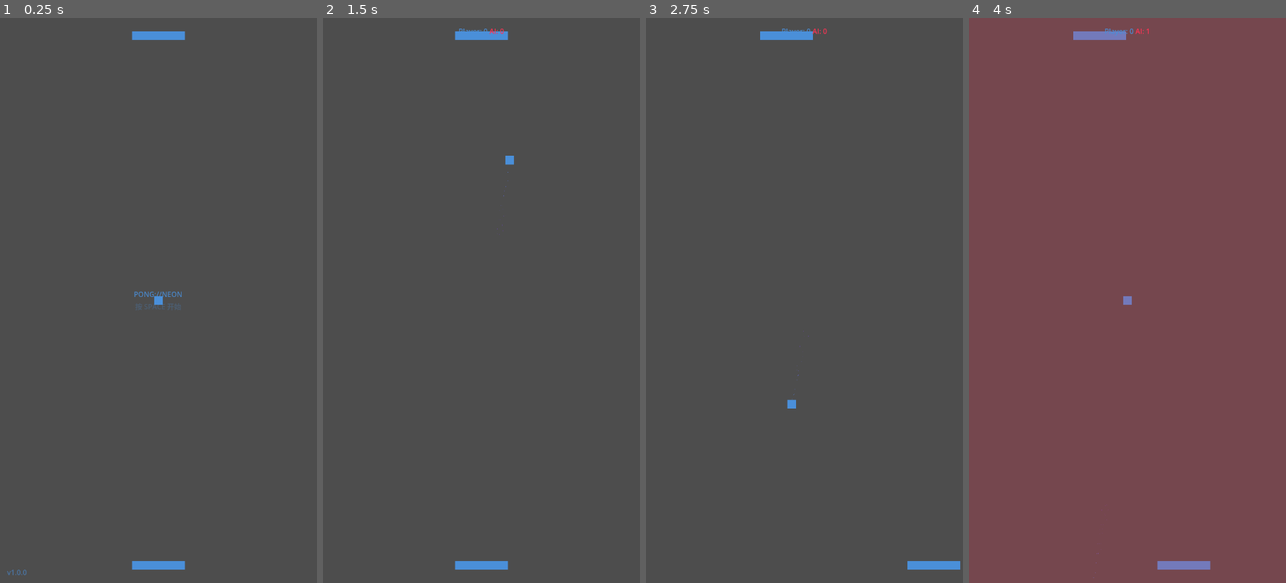
Above: before the commit, frames 1-4 (left to right).
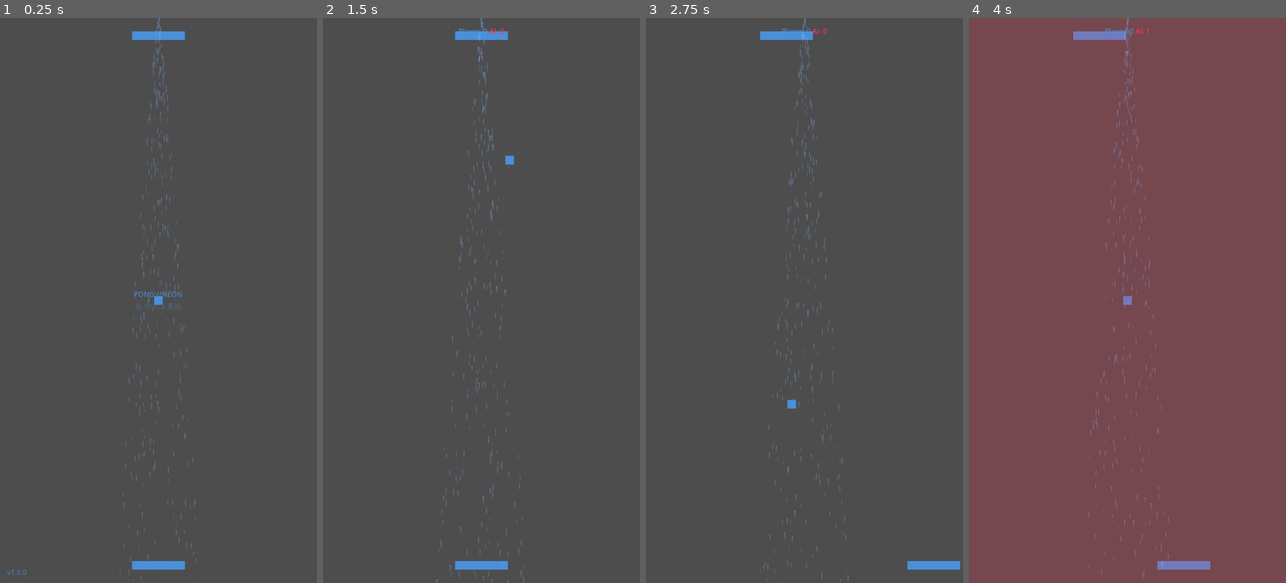
Above: after the commit, the same moments.

Repository: devvi/agent-game-test
Game: Godot game, scene res://scenes/Main.tscn
Same seed, same stepped clock (60 frames per second), same inputs: the game is played once before the commit and once after it.
Inputs:
- Up to frame 1 (0.25 s): no input
- Up to frame 2 (1.5 s): tap Enter (ui_accept) at 0.5, 0.77 s; hold D (paddle_right) 0.53-1.28 s; hold A (paddle_left) from 1.28 s (still down)
- Up to frame 3 (2.75 s): tap Enter (ui_accept) at 1.52 s; release A (paddle_left) at 2.03 s; hold D (paddle_right) from 2.03 s (still down)
- Up to frame 4 (4 s): tap Enter (ui_accept) at 3.02, 3.77 s; release D (paddle_right) at 3.53 s; hold A (paddle_left) from 3.53 s (still down)

The runs differ from the first frame. In frame 1, 0.7% of the frame differs, in the area x 37-62%, y 0-100%; in frame 2, 0.7%, in the area x 35-64%, y 0-100%; in frame 3, 0.7%; in frame 4, 0.7%.

Commit message:
feat(389): 动态雨幕 — L0 GPUParticles2D 公式驱动雨幕
- rain_curtain.gd: 雨量公式引擎 (base+球速+波次+紧张+脉冲−喘息, clamp 0.1..1.0)
  + τ=0.15s 指数平滑 (0.5s 达 95%+) + 粒子调制 (initial_velocity/scale/alpha,
  禁改 amount) + 契约 API (set_wave_factor/trigger_event_pulse/set_breathing/set_intensity)
- rain_curtain.tscn: GPUParticles2D + ParticleProcessMaterial (emission rect 720,
  gravity +Y, preprocess 预热) + rain_drop.png 雨滴纹理
- Main.tscn: AtmosphereLayer (CanvasLayer layer=0) 挂载雨幕
- constants.gd: RAIN_* 常量组 (RAIN_MIN/MAX 唯一边界源)
- tests: test_rain.gd (clamp/单调性/平滑/脉冲回落/契约默认值/NaN/资源完整性, 48 用例)
  + test_main_scene.gd TC21 AtmosphereLayer 断言
- 本地验证: 1150 passed, 0 failed; check_compile 32/0; --headless --quit 无错误

Diff:
--- a/mini-pong/gdscripts/constants.gd
+++ b/mini-pong/gdscripts/constants.gd
@@ -79,4 +79,18 @@
 # ── Colors ──
 const PLAYER_NEON_BLUE: Color = Color(0.29, 0.56, 0.85, 1.0)   # #4a90d9
 const AI_NEON_RED: Color = Color(1.0, 0.2, 0.33, 1.0)            # #ff3355
+
+# -- Rain Curtain (#389) --
+# 雨量公式 = clamp(base + 球速因子 + 波次因子 + 紧张因子 + 事件脉冲 - 喘息, 0.1, 1.0)
+# 设计: docs/DESIGN/389-dynamic-rain-curtain.md 3.2；RAIN_MIN/RAIN_MAX 为唯一边界源。
+const RAIN_BASE: float = 0.3
+const RAIN_MIN: float = 0.1
+const RAIN_MAX: float = 1.0
+const RAIN_SMOOTH_TAU: float = 0.15
+const RAIN_SPEED_FACTOR_MAX: float = 0.3
+const RAIN_TENSION_THRESHOLD: int = 2
+const RAIN_TENSION_BONUS: float = 0.2
+const RAIN_WAVE_STEP: float = 0.1
+const RAIN_PULSE_PIERCE: float = 0.4
+const RAIN_BREATHING_DROP: float = 0.15
 const BG_COLOR: Color = Color(0.039, 0.039, 0.071, 1.0)          # #0a0a12
--- /dev/null
+++ b/mini-pong/gdscripts/rain_curtain.gd
@@ -0,0 +1,137 @@
+extends Node2D
+## Dynamic rain curtain — L0 atmosphere layer (#389).
+## Formula-driven GPUParticles2D modulation. NEVER writes `amount` (Godot
+## restarts the particle system on amount change → visible jumps, AC4).
+## Rain intensity is expressed via initial_velocity / scale / color alpha
+## modulation + emitting toggle.
+##
+## Design: docs/DESIGN/389-dynamic-rain-curtain.md §3
+## Formula (PLAN §3.2 确认版):
+##   rain = clamp(base + 球速因子 + 波次因子 + 紧张因子 + 事件脉冲 − 喘息, 0.1, 1.0)
+
+const CONSTS = preload("res://gdscripts/constants.gd")
+
+# ── @export tunables (taste-draft window — human-review finalizes) ──
+@export var base_intensity: float = CONSTS.RAIN_BASE
+@export var smooth_tau: float = CONSTS.RAIN_SMOOTH_TAU
+
+# ── Particle modulation base values (taste-draft candidates, linear default) ──
+const BASE_VELOCITY_MIN: float = 700.0
+const BASE_VELOCITY_MAX: float = 900.0
+const BASE_SCALE_MIN: float = 0.7
+const BASE_SCALE_MAX: float = 1.3
+const RAIN_TINT: Color = Color(0.72, 0.84, 1.0, 1.0)
+# 事件脉冲指数衰减 τ（~1.5s = 3τ 衰减到近 0，单调递减）
+const PULSE_DECAY_TAU: float = 0.5
+const EMITTING_THRESHOLD: float = 0.05
+
+# ── State ──
+var current_rain: float = CONSTS.RAIN_BASE
+var _target_override: float = -1.0   # set_intensity 调试口；< 0 = 公式模式
+var _ball_speed: float = CONSTS.BALL_INITIAL_SPEED
+var _player_score: int = 0
+var _ai_score: int = 0
+var _wave_index: int = 0
+var _breathing: bool = false
+var _pulse_current: float = 0.0
+
+@onready var _particles: GPUParticles2D = $Particles
+@onready var _material: ParticleProcessMaterial = _particles.process_material
+
+# ── 契约 API（未来 Issue #384/#385/#386/#388 唯一写入口，禁止直接改 amount）──
+
+func set_wave_factor(wave_index: int) -> void:
+	_wave_index = max(wave_index, 0)
+
+
+func trigger_event_pulse(amount: float) -> void:
+	_pulse_current = max(amount, 0.0)
+
+
+func set_breathing(active: bool) -> void:
+	_breathing = active
+
+
+func set_intensity(value: float) -> void:
+	_target_override = value  # < 0 → 回到公式模式
+
+
+# ── 公式引擎（纯逻辑，headless 可单测）──
+
+func compute_target_rain(speed: float, wave_index: int, pulse: float, breathing: bool, player_score: int, ai_score: int) -> float:
+	var speed_factor: float = 0.0
+	# NaN 防护 (#287 先例): speed 为 NaN → 因子按 0，回退 base
+	if not is_nan(speed) and speed > CONSTS.BALL_INITIAL_SPEED:
+		var speed_max: float = CONSTS.BALL_INITIAL_SPEED * CONSTS.BALL_MAX_SPEED_MULTIPLIER
+		var speed_range: float = speed_max - CONSTS.BALL_INITIAL_SPEED
+		speed_factor = ((speed - CONSTS.BALL_INITIAL_SPEED) / speed_range) * CONSTS.RAIN_SPEED_FACTOR_MAX
+		speed_factor = clamp(speed_factor, 0.0, CONSTS.RAIN_SPEED_FACTOR_MAX)
+	var wave_factor: float = float(max(wave_index, 0)) * CONSTS.RAIN_WAVE_STEP
+	var tension: float = 0.0
+	if abs(player_score - ai_score) <= CONSTS.RAIN_TENSION_THRESHOLD:
+		tension = CONSTS.RAIN_TENSION_BONUS
+	var breathing_drop: float = CONSTS.RAIN_BREATHING_DROP if breathing else 0.0
+	var raw: float = base_intensity + speed_factor + wave_factor + tension + pulse - breathing_drop
+	return clamp(raw, CONSTS.RAIN_MIN, CONSTS.RAIN_MAX)
+
+
+func smooth_step(current: float, target: float, delta: float) -> float:
+	if delta <= 0.0:
+		return current
+	var factor: float = 1.0 - exp(-delta / smooth_tau)
+	return current + (target - current) * factor
+
+
+func _compute_target() -> float:
+	if _target_override >= 0.0:
+		return _target_override
+	return compute_target_rain(_ball_speed, _wave_index, _pulse_current, _breathing, _player_score, _ai_score)
+
+
+# ── 帧更新 ──
+
+func _process(delta: float) -> void:
+	_update_inputs(delta)
+	var target: float = _compute_target()
+	current_rain = smooth_step(current_rain, target, delta)
+	_apply_to_particles()
+
+
+func _update_inputs(delta: float) -> void:
+	# 事件脉冲指数衰减回 0（~1.5s 单调递减）
+	if delta > 0.0:
+		_pulse_current = _pulse_current * exp(-delta / PULSE_DECAY_TAU)
+		if _pulse_current < 0.001:
+			_pulse_current = 0.0
+	# 球速（只读公开属性，NaN 由 compute_target_rain 防护）
+	var ball = get_node_or_null("/root/Game/Ball")
+	if ball != null:
+		var s = ball.get("speed")
+		if s != null and typeof(s) == TYPE_FLOAT:
+			_ball_speed = s
+	# GameManager 比分（只读；lazy autoload → 经场景树解析）
+	var gm = get_node_or_null("/root/GameManager")
+	if gm != null:
+		var ps = gm.get("player_score")
+		var ais = gm.get("ai_score")
+		if ps != null:
+			_player_score = int(ps)
+		if ais != null:
+			_ai_score = int(ais)
+
+
+func _apply_to_particles() -> void:
+	if _material == null:
+		return
+	var r: float = current_rain
+	var vel_mult: float = 0.6 + 0.8 * r
+	var scale_mult: float = 0.5 + 0.7 * r
+	_material.initial_velocity_min = BASE_VELOCITY_MIN * vel_mult
+	_material.initial_velocity_max = BASE_VELOCITY_MAX * vel_mult
+	_material.scale_min = BASE_SCALE_MIN * scale_mult
+	_material.scale_max = BASE_SCALE_MAX * scale_mult
+	var tint: Color = RAIN_TINT
+	tint.a = 0.25 + 0.55 * r
+	_material.color = tint
+	if _particles != null:
+		_particles.emitting = r > EMITTING_THRESHOLD
--- a/mini-pong/scenes/Main.tscn
+++ b/mini-pong/scenes/Main.tscn
@@ -10,6 +10,7 @@
 [ext_resource type="Script" path="res://gdscripts/pause_overlay.gd" id="8"]
 [ext_resource type="PackedScene" path="res://scenes/world_environment.tscn" id="9_world_env"]
 [ext_resource type="Script" path="res://gdscripts/score_flash.gd" id="10_score_flash"]
+[ext_resource type="PackedScene" path="res://scenes/rain_curtain.tscn" id="11_rain_curtain"]
 
 [sub_resource type="RectangleShape2D" id="rect_wall_left"]
 size = Vector2(10, 1280)
@@ -23,6 +24,11 @@
 [node name="Game" type="Node2D"]
 
 [node name="WorldEnvironment" parent="." instance=ExtResource("9_world_env")]
+
+[node name="AtmosphereLayer" type="CanvasLayer" parent="."]
+layer = 0
+
+[node name="RainCurtain" parent="AtmosphereLayer" instance=ExtResource("11_rain_curtain")]
 
 [node name="LeftWall" type="StaticBody2D" parent="." groups=["walls"]]
 position = Vector2(5, 640)
--- /dev/null
+++ b/mini-pong/scenes/rain_curtain.tscn
@@ -0,0 +1,28 @@
+[gd_scene load_steps=4 format=3 uid="uid://8xlue1usmx8nq"]
+
+[ext_resource type="Script" path="res://gdscripts/rain_curtain.gd" id="1_rain"]
+[ext_resource type="Texture2D" path="res://assets/rain_drop.png" id="2_rain_drop"]
+
+[sub_resource type="ParticleProcessMaterial" id="PPM_rain"]
+emission_shape = 1
+emission_rect_extents = Vector2(360, 8)
+direction = Vector3(0, 1, 0)
+spread = 6.0
+gravity = Vector3(0, 350, 0)
+initial_velocity_min = 700.0
+initial_velocity_max = 900.0
+scale_min = 0.7
+scale_max = 1.3
+color = Color(0.72, 0.84, 1, 0.45)
+
+[node name="RainCurtain" type="Node2D"]
+script = ExtResource("1_rain")
+
+[node name="Particles" type="GPUParticles2D" parent="."]
+position = Vector2(360, -20)
+amount = 400
+lifetime = 1.8
+preprocess = 2.0
+emitting = true
+process_material = SubResource("PPM_rain")
+texture = ExtResource("2_rain_drop")
--- a/mini-pong/tests/run_tests.gd
+++ b/mini-pong/tests/run_tests.gd
@@ -27,6 +27,7 @@
 	_run("res://tests/test_audio_engine.gd", "AudioEngine")
 	_run("res://tests/test_constants.gd", "Constants")
 	_run("res://tests/test_main_scene.gd", "Main Scene Assembly")
+	_run("res://tests/test_rain.gd", "Rain Curtain")
 	_run("res://tests/test_integration_fsm.gd", "FSM Integration")
 	await _run_async("res://tests/auto_play_test.gd", "Auto-Play")
 	print("
--- a/mini-pong/tests/test_main_scene.gd
+++ b/mini-pong/tests/test_main_scene.gd
@@ -23,6 +23,7 @@
 	_test_tc18_scorezone_ball_collision_contract()
 	_test_tc19_version_label_in_start_menu()
 	_test_tc20_portrait_layout_coords()
+	_test_tc21_atmosphere_layer()
 
 
 func _assert(condition: bool, name: String) -> void:
@@ -357,3 +358,29 @@
 		_assert(abs(hud.offset_right - 720.0) < 0.01, "TC20-11: GameHUD MarginContainer offset_right == 720")
 
 	game.queue_free()
+
+# ── TC21: AtmosphereLayer + RainCurtain (L0 氛围层, #389) ──
+
+func _test_tc21_atmosphere_layer() -> void:
+	if not ResourceLoader.exists("res://scenes/Main.tscn"):
+		print("  SKIP: Main.tscn not found")
+		return
+
+	var scene = load("res://scenes/Main.tscn")
+	if scene == null:
+		_assert(false, "TC21: Main.tscn failed to load")
+		return
+
+	var game = scene.instantiate()
+	_assert(game.has_node("AtmosphereLayer"), "TC21-1: AtmosphereLayer node exists")
+	var al = game.get_node_or_null("AtmosphereLayer")
+	if al:
+		_assert(al is CanvasLayer, "TC21-2: AtmosphereLayer is CanvasLayer")
+		_assert(al.layer == 0, "TC21-3: AtmosphereLayer layer == 0")
+	_assert(game.has_node("AtmosphereLayer/RainCurtain"), "TC21-4: RainCurtain instance exists")
+	var rc = game.get_node_or_null("AtmosphereLayer/RainCurtain")
+	if rc:
+		_assert(rc.has_node("Particles"), "TC21-5: RainCurtain has Particles child")
+		var p = rc.get_node_or_null("Particles")
+		_assert(p is GPUParticles2D, "TC21-6: Particles is GPUParticles2D")
+	game.queue_free()
--- /dev/null
+++ b/mini-pong/tests/test_rain.gd
@@ -0,0 +1,265 @@
+extends RefCounted
+## Test suite for dynamic rain curtain (#389) — formula engine, clamp boundaries,
+## smoothing (AC4), event pulse decay, contract API defaults, NaN guard, resource integrity.
+## Runs under godot --headless --script via run_tests.gd.
+## Design: docs/DESIGN/389-dynamic-rain-curtain.md §5 (测试契约)
+
+var passed: int = 0
+var failed: int = 0
+
+const CONSTS = preload("res://gdscripts/constants.gd")
+
+func run() -> void:
+	print("\n=== Rain Curtain Tests (#389) ===")
+	_test_clamp_boundaries()
+	_test_formula_monotonicity()
+	_test_tension_boundary()
+	_test_smoothing_no_jump()
+	_test_smoothing_convergence()
+	_test_event_pulse_decay()
+	_test_contract_defaults()
+	_test_contract_api()
+	_test_nan_guard()
+	_test_resource_integrity()
+
+
+func _assert(condition: bool, name: String) -> void:
+	if condition:
+		passed += 1
+	else:
+		print("  FAIL: %s" % name)
+		failed += 1
+
+
+func _make_curtain():
+	"""Fresh RainCurtain instance. @onready vars are null (not in tree) — pure logic only."""
+	var script = load("res://gdscripts/rain_curtain.gd")
+	var curtain = Node2D.new()
+	curtain.set_script(script)
+	curtain.name = "RainCurtain"
+	return curtain
+
+
+# ── clamp 边界 (AC2) ──
+
+func _test_clamp_boundaries() -> void:
+	var c = _make_curtain()
+	# 输入 −1（base 0.3 + 负脉冲 −2 + 喘息 −0.15 远超下限）→ 0.1
+	_assert(abs(c.compute_target_rain(330.0, 0, -2.0, true, 0, 0) - 0.1) < 0.0001,
+		"TC-clamp-1: 输入 −1 → 0.1")
+	# 输入 2（脉冲 +2.0）→ 1.0
+	_assert(abs(c.compute_target_rain(330.0, 0, 2.0, false, 0, 0) - 1.0) < 0.0001,
+		"TC-clamp-2: 输入 2 → 1.0")
+	# RAIN_MIN/RAIN_MAX 为唯一边界源（钉死双边界）
+	_assert(abs(CONSTS.RAIN_MIN - 0.1) < 0.0001, "TC-clamp-3: RAIN_MIN == 0.1")
+	_assert(abs(CONSTS.RAIN_MAX - 1.0) < 0.0001, "TC-clamp-4: RAIN_MAX == 1.0")
+	# 正常输入保序
+	var r1: float = c.compute_target_rain(400.0, 0, 0.0, false, 0, 0)
+	var r2: float = c.compute_target_rain(500.0, 0, 0.0, false, 0, 0)
+	_assert(r1 <= r2, "TC-clamp-5: 正常输入保序")
+
+
+# ── 公式单调性 (AC3) ──
+
+func _test_formula_monotonicity() -> void:
+	var c = _make_curtain()
+	# 球速 330→627 雨量单调不减
+	var prev: float = c.compute_target_rain(330.0, 0, 0.0, false, 0, 0)
+	var monotonic: bool = true
+	var speed: float = 330.0
+	while speed <= 627.0:
+		var r: float = c.compute_target_rain(speed, 0, 0.0, false, 0, 0)
+		if r < prev - 0.0001:
+			monotonic = false
+		prev = r
+		speed += 33.0
+	_assert(monotonic, "TC-mono-1: 球速 330→627 雨量单调不减")
+	# 发球瞬间 speed=330 → 球速因子 0（差=3 排除紧张因子）→ base
+	_assert(abs(c.compute_target_rain(330.0, 0, 0.0, false, 0, 3) - CONSTS.RAIN_BASE) < 0.0001,
+		"TC-mono-2: 发球瞬间 330 → base（球速因子 0）")
+	# 上限 330×1.9≈627 → 因子 +0.3 → base+0.3
+	_assert(abs(c.compute_target_rain(627.0, 0, 0.0, false, 0, 3) - (CONSTS.RAIN_BASE + CONSTS.RAIN_SPEED_FACTOR_MAX)) < 0.0001,
+		"TC-mono-3: 上限 627 → base+0.3")
+
+
+# ── 紧张因子等号边界 ──
+
+func _test_tension_boundary() -> void:
+	var c = _make_curtain()
+	# 差=2（≤2 含等号）→ +0.2
+	_assert(abs(c.compute_target_rain(330.0, 0, 0.0, false, 0, 2) - (CONSTS.RAIN_BASE + CONSTS.RAIN_TENSION_BONUS)) < 0.0001,
+		"TC-tension-1: 比分差=2 → +0.2")
+	# 差=3 → 0
+	_assert(abs(c.compute_target_rain(330.0, 0, 0.0, false, 0, 3) - CONSTS.RAIN_BASE) < 0.0001,
+		"TC-tension-2: 比分差=3 → +0")
+	# 反向差=2 同样 +0.2
+	_assert(abs(c.compute_target_rain(330.0, 0, 0.0, false, 5, 3) - (CONSTS.RAIN_BASE + CONSTS.RAIN_TENSION_BONUS)) < 0.0001,
+		"TC-tension-3: 差=2 反向也 +0.2")
+
+
+# ── 平滑无跳变 (AC4) ──
+
+func _test_smoothing_no_jump() -> void:
+	var c = _make_curtain()
+	c.current_rain = CONSTS.RAIN_BASE
+	c.set_intensity(1.0)  # 目标阶跃 0.3 → 1.0
+	var step_range: float = 0.7
+	var max_delta: float = 0.0
+	for i in range(30):
+		var before: float = c.current_rain
+		c._process(1.0 / 60.0)
+		var delta: float = abs(c.current_rain - before)
+		if delta > max_delta:
+			max_delta = delta
+	_assert(max_delta <= 0.2 * step_range,
+		"TC-smooth-1: 单帧变化 ≤ 20%% of range (max %.4f)" % max_delta)
+
+
+func _test_smoothing_convergence() -> void:
+	var c = _make_curtain()
+	c.current_rain = CONSTS.RAIN_BASE
+	c.set_intensity(1.0)
+	for i in range(30):  # 30 × 1/60s = 0.5s
+		c._process(1.0 / 60.0)
+	var gap: float = abs(c.current_rain - 1.0)
+	_assert(gap < 0.05 * 0.7,
+		"TC-smooth-2: 0.5s 后收敛到目标 95%%+ (gap %.4f)" % gap)
+
+
+# ── 事件脉冲回落 ──
+
+func _test_event_pulse_decay() -> void:
+	var c = _make_curtain()
+	c.current_rain = CONSTS.RAIN_BASE
+	c._player_score = 0
+	c._ai_score = 3  # 差=3 → 紧张因子 0，基线 = 纯 base 0.3
+	c.trigger_event_pulse(0.4)
+	var samples: Array = []
+	for i in range(150):  # 2.5s
+		c._process(1.0 / 60.0)
+		samples.append(c.current_rain)
+	# 雨量上升（超过基线 0.05 以上）
+	var peak: float = 0.0
+	for s in samples:
+		if s > peak:
+			peak = s
+	_assert(peak > CONSTS.RAIN_BASE + 0.05, "TC-pulse-1: 脉冲后雨量上升 (peak %.4f)" % peak)
+	# ~1.5s 后回落回基线（3τ=1.5s 内单调递减，非瞬间消失）
+	var last: float = samples[samples.size() - 1]
+	_assert(abs(last - CONSTS.RAIN_BASE) < 0.05, "TC-pulse-2: 回落到基线 (last %.4f)" % last)
+	# 峰值后单调递减
+	var decreasing: bool = true
+	var found_peak: bool = false
+	var prev_val: float = -1.0
+	for s in samples:
+		if not found_peak and s >= peak - 0.0001:
+			found_peak = true
+			prev_val = s
+			continue
+		if found_peak:
+			if s > prev_val + 0.0005:
+				decreasing = false
+			prev_val = s
+	_assert(decreasing, "TC-pulse-3: 峰值后单调递减")
+	# 脉冲状态衰减到近 0
+	_assert(c._pulse_current < 0.02, "TC-pulse-4: _pulse_current 衰减到近 0")
+
+
+# ── 契约默认值 ──
+
+func _test_contract_defaults() -> void:
+	var c = _make_curtain()
+	# 未接线时波次/脉冲/喘息恒 0 → 雨量 = base+球速+紧张 ∈ [0.3, 0.8]
+	# 最低 0.3：球速因子 0 + 紧张因子 0（差=3）
+	_assert(abs(c.compute_target_rain(330.0, 0, 0.0, false, 0, 3) - CONSTS.RAIN_BASE) < 0.0001,
+		"TC-default-1: 最低雨量 0.3")
+	# 0.6：球速上限 + 紧张 0（差=3）
+	_assert(abs(c.compute_target_rain(627.0, 0, 0.0, false, 0, 3) - (CONSTS.RAIN_BASE + CONSTS.RAIN_SPEED_FACTOR_MAX)) < 0.0001,
+		"TC-default-2: 球速上限 0.6")
+	# 最高 0.8：球速上限 + 紧张 +0.2（差=0 ≤ 2）
+	_assert(abs(c.compute_target_rain(627.0, 0, 0.0, false, 0, 0) - (CONSTS.RAIN_BASE + CONSTS.RAIN_SPEED_FACTOR_MAX + CONSTS.RAIN_TENSION_BONUS)) < 0.0001,
+		"TC-default-3: 最高雨量 0.8")
+	# 等分情境（0-0）：紧张因子按公式生效（差≤2）→ base+0.2 = 0.5
+	_assert(abs(c.compute_target_rain(330.0, 0, 0.0, false, 0, 0) - (CONSTS.RAIN_BASE + CONSTS.RAIN_TENSION_BONUS)) < 0.0001,
+		"TC-default-4: 0-0 开局 → 紧张因子生效 0.5")
+	_assert(c._wave_index == 0 and abs(c._pulse_current) < 0.0001 and not c._breathing,
+		"TC-default-5: 契约默认值恒 0/false")
+
+
+# ── 契约 API ──
+
+func _test_contract_api() -> void:
+	var c = _make_curtain()
+	var base: float = c.compute_target_rain(330.0, 0, 0.0, false, 0, 0)
+	# set_wave_factor: 每波 +0.1
+	c.set_wave_factor(2)
+	var after_wave: float = c.compute_target_rain(330.0, c._wave_index, 0.0, false, 0, 0)
+	_assert(abs(after_wave - (base + 2.0 * CONSTS.RAIN_WAVE_STEP)) < 0.0001,
+		"TC-api-1: set_wave_factor(2) → +0.2")
+	# set_breathing: −0.15
+	c.set_breathing(true)
+	var after_breath: float = c.compute_target_rain(330.0, c._wave_index, 0.0, true, 0, 0)
+	_assert(abs(after_breath - (after_wave - CONSTS.RAIN_BREATHING_DROP)) < 0.0001,
+		"TC-api-2: set_breathing(true) → −0.15")
+	# set_intensity: 调试口直设目标（不走公式）
+	c.set_intensity(0.9)
+	_assert(abs(c._compute_target() - 0.9) < 0.0001, "TC-api-3: set_intensity(0.9) 直设目标")
+	# set_intensity(-1) → 回到公式模式
+	c.set_intensity(-1.0)
+	_assert(abs(c._compute_target() - after_breath) < 0.0001, "TC-api-4: set_intensity(-1) 回公式")
+
+
+# ── NaN 防护 (#287 先例) ──
+
+func _test_nan_guard() -> void:
+	var c = _make_curtain()
+	# ball.speed 为 NaN → 球速因子按 0 → 回退 base（差=3 排除紧张因子）
+	var r: float = c.compute_target_rain(NAN, 0, 0.0, false, 0, 3)
+	_assert(abs(r - CONSTS.RAIN_BASE) < 0.0001, "TC-nan-1: NaN 球速 → 因子 0, 回退 base")
+	# 不污染平滑状态：目标回退 base → current 正常向 0.3 收敛，非 NaN
+	c.current_rain = 0.5
+	c._player_score = 0
+	c._ai_score = 3
+	c._ball_speed = NAN
+	c._process(1.0 / 60.0)
+	_assert(not is_nan(c.current_rain) and c.current_rain > 0.0 and c.current_rain < 0.5,
+		"TC-nan-2: NaN 不污染平滑状态 (current %.4f)" % c.current_rain)
+
+
+# ── 资源完整性 (test_neon.gd 风格) ──
+
+func _test_resource_integrity() -> void:
+	# rain_curtain.tscn 含 GPUParticles2D + ParticleProcessMaterial + 脚本
+	var tscn: String = FileAccess.get_file_as_string("res://scenes/rain_curtain.tscn")
+	_assert(tscn != "", "TC-res-1: rain_curtain.tscn 可读")
+	_assert(tscn.contains("GPUParticles2D"), "TC-res-2: rain_curtain.tscn 含 GPUParticles2D")
+	_assert(tscn.contains("ParticleProcessMaterial"), "TC-res-3: rain_curtain.tscn 含 ParticleProcessMaterial")
+	_assert(tscn.contains("rain_curtain.gd"), "TC-res-4: rain_curtain.tscn 挂 rain_curtain.gd")
+	# rain_drop.png 存在
+	_assert(FileAccess.file_exists("res://assets/rain_drop.png"), "TC-res-5: rain_drop.png 存在")
+	# Main.tscn 含 AtmosphereLayer + 雨幕实例
+	var main: String = FileAccess.get_file_as_string("res://scenes/Main.tscn")
+	_assert(main.contains("AtmosphereLayer"), "TC-res-6: Main.tscn 含 AtmosphereLayer")
+	_assert(main.contains("rain_curtain.tscn"), "TC-res-7: Main.tscn 实例化 rain_curtain.tscn")
+	# constants.gd RAIN_* 组
+	var consts = load("res://gdscripts/constants.gd")
+	_assert(consts != null, "TC-res-8: constants.gd 加载")
+	_assert(abs(consts.RAIN_BASE - 0.3) < 0.0001, "TC-res-9: RAIN_BASE == 0.3")
+	_assert(abs(consts.RAIN_SMOOTH_TAU - 0.15) < 0.0001, "TC-res-10: RAIN_SMOOTH_TAU == 0.15")
+	_assert(abs(consts.RAIN_SPEED_FACTOR_MAX - 0.3) < 0.0001, "TC-res-11: RAIN_SPEED_FACTOR_MAX == 0.3")
+	_assert(consts.RAIN_TENSION_THRESHOLD == 2, "TC-res-12: RAIN_TENSION_THRESHOLD == 2")
+	_assert(abs(consts.RAIN_TENSION_BONUS - 0.2) < 0.0001, "TC-res-13: RAIN_TENSION_BONUS == 0.2")
+	_assert(abs(consts.RAIN_WAVE_STEP - 0.1) < 0.0001, "TC-res-14: RAIN_WAVE_STEP == 0.1")
+	_assert(abs(consts.RAIN_PULSE_PIERCE - 0.4) < 0.0001, "TC-res-15: RAIN_PULSE_PIERCE == 0.4")
+	_assert(abs(consts.RAIN_BREATHING_DROP - 0.15) < 0.0001, "TC-res-16: RAIN_BREATHING_DROP == 0.15")
+	# 场景可实例化 + GPUParticles2D 子节点
+	var scene = load("res://scenes/rain_curtain.tscn")
+	_assert(scene != null, "TC-res-17: rain_curtain.tscn 加载")
+	if scene:
+		var inst = scene.instantiate()
+		_assert(inst != null, "TC-res-18: rain_curtain.tscn 实例化")
+		if inst:
+			_assert(inst.has_node("Particles"), "TC-res-19: 含 Particles 子节点")
+			var p = inst.get_node_or_null("Particles")
+			_assert(p is GPUParticles2D, "TC-res-20: Particles 是 GPUParticles2D")
+			inst.queue_free()
Binary file added: mini-pong/assets/rain_drop.png
Not shown, added: mini-pong/assets/rain_drop.png.import
Not shown, added: mini-pong/gdscripts/rain_curtain.gd.uid
Not shown, added: mini-pong/tests/test_rain.gd.uid
